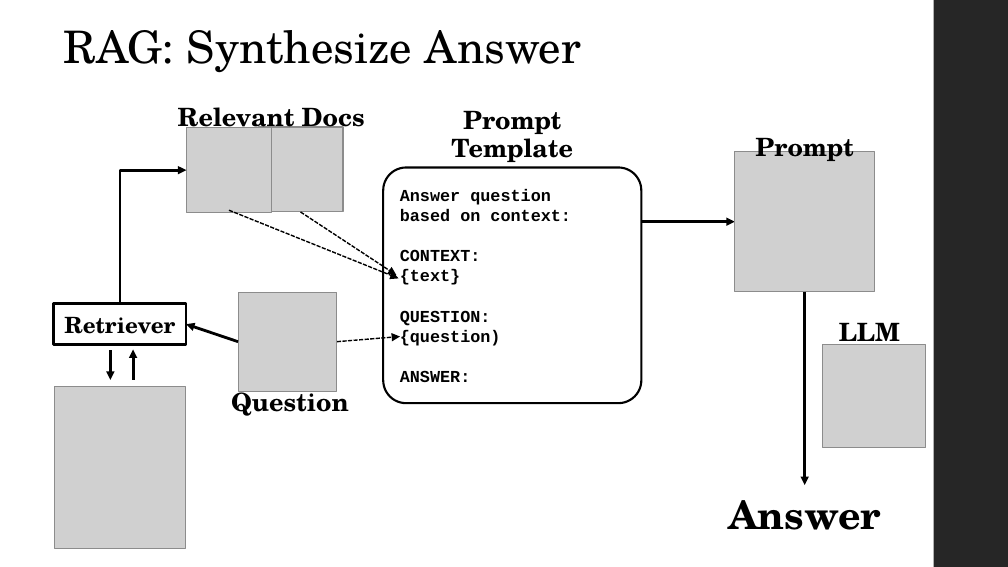
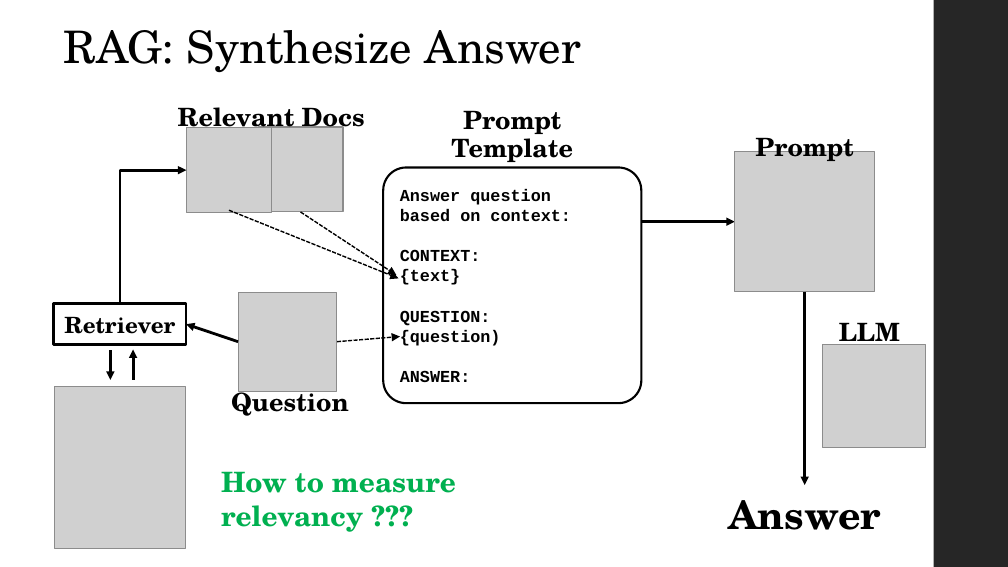
Before and after one commit to benjaminlq/llm_workshops, a slide deck: slide 6 of AI_Health_Summit/AI Summit Practical Workshop.pptx (slide 8 before the commit). Drawn at 1008x567 pixels with LibreOffice and Linux fonts; fonts in the diff are those of the drawing; grey boxes stand for pictures. Boxes give left, top, right and bottom in pixels: in the first picture for what was removed or moved away, otherwise in the second. Text is boxed around its words. In the diff, an @@ line names an element or a change of style, - is before the commit and + after.

```diff
--- a/AI_Health_Summit/AI Summit Practical Workshop.pptx
+++ b/AI_Health_Summit/AI Summit Practical Workshop.pptx
@@ text added at (221,471,456,532), 20 pt, text #00B050, bold @@
+How to measure relevancy ???
```
Also in this commit, not shown: 3 other slides changed, 1 slide added.
